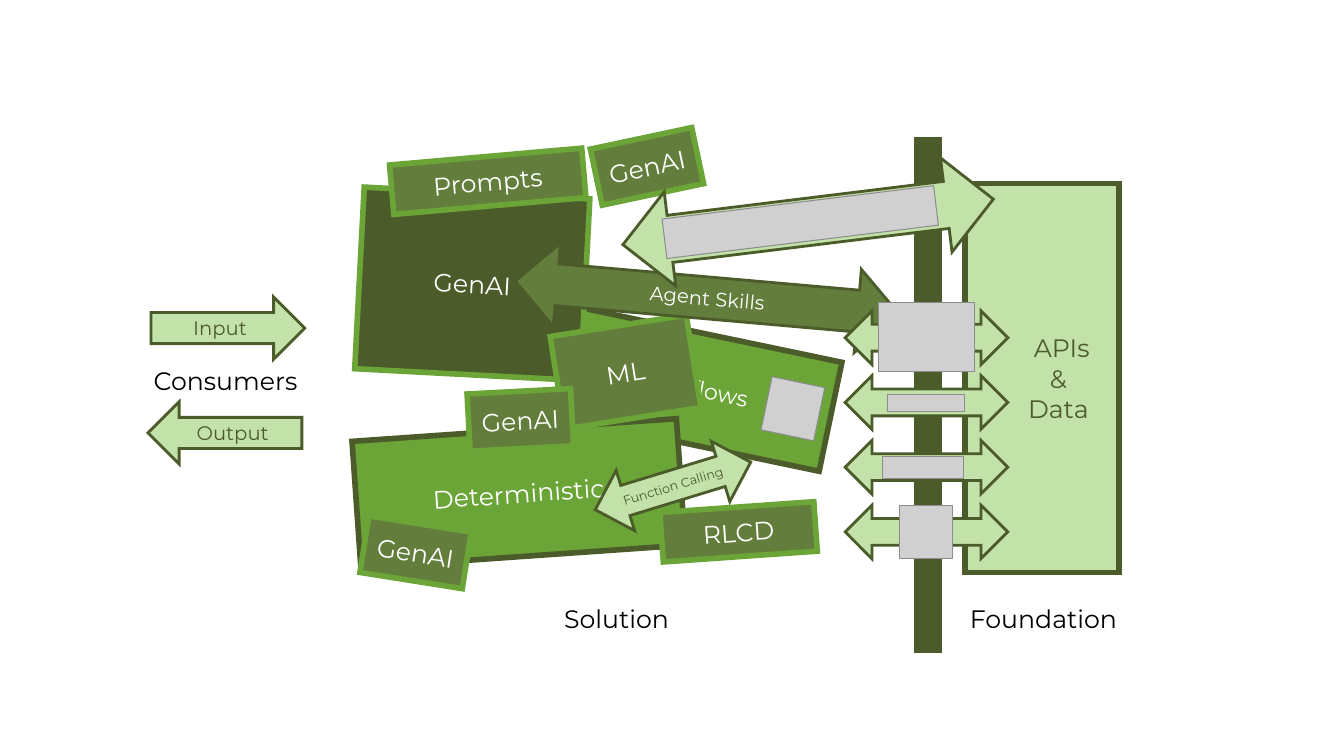
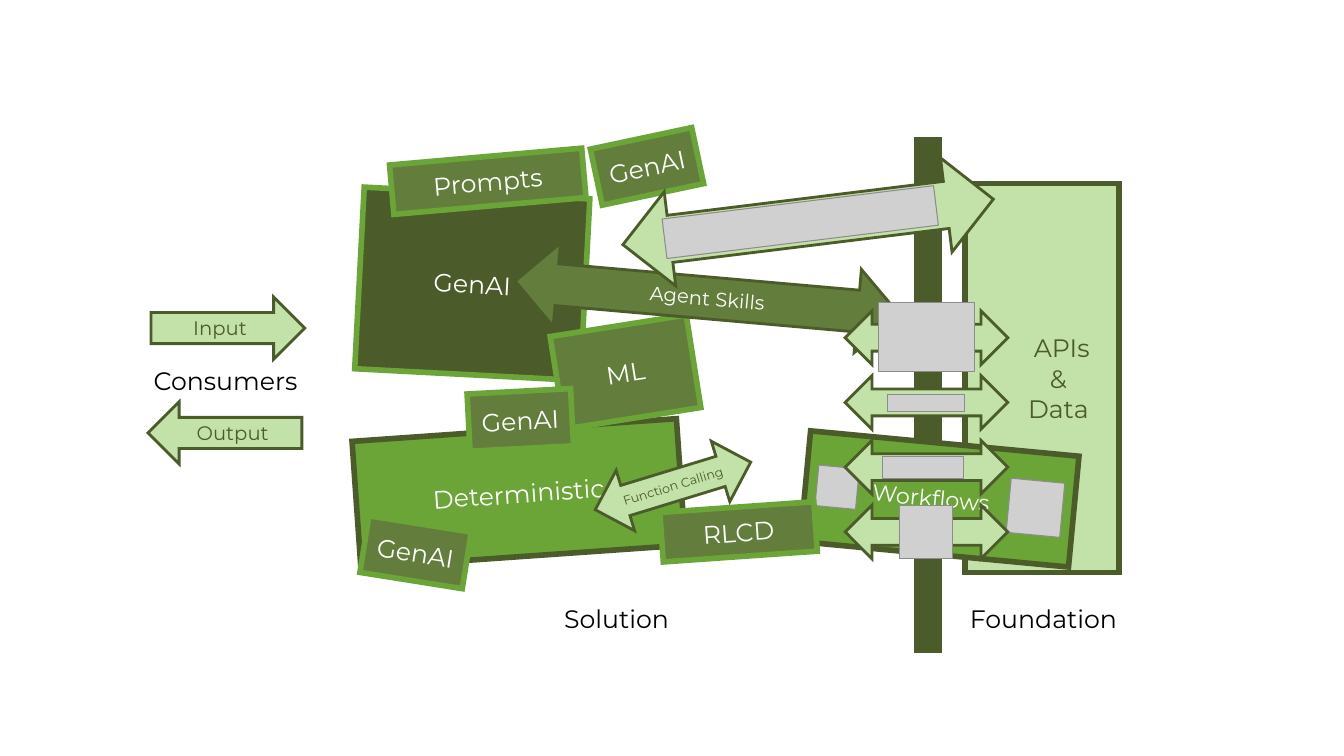
Before and after one commit to dret/lectures, a slide deck: slide 11 of nordic-apis-2026/img/solution-composability.pptx. Drawn at 1344x756 pixels with LibreOffice and Linux fonts; fonts in the diff are those of the drawing; grey boxes stand for pictures. Boxes give left, top, right and bottom in pixels: in the first picture for what was removed or moved away, otherwise in the second. Text is boxed around its words. In the diff, an @@ line names an element or a change of style, - is before the commit and + after.

```diff
--- a/nordic-apis-2026/img/solution-composability.pptx
+++ b/nordic-apis-2026/img/solution-composability.pptx
@@ rotation 101 to 95 degrees in 3 elements at [1006,478,1065,537], [815,465,859,509], [800,431,1079,566] @@
@@ text "Workflows": place and size @@
-text "Workflows" at [620,351,771,421]
+text "Workflows" at [872,480,989,516]
@@ text "Workflows" at [872,480,989,516]: rotation 11 to 5 degrees @@
```
Also in this commit, not shown: 1 other file.
